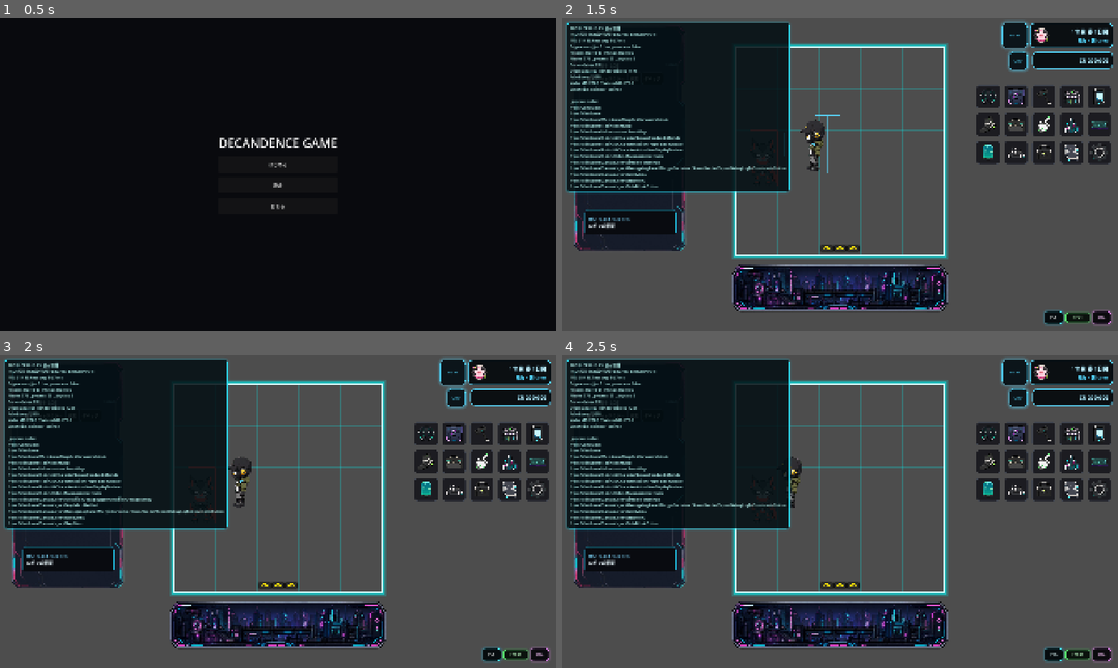
Above: before the commit, frames 1-4 (two rows, left to right).
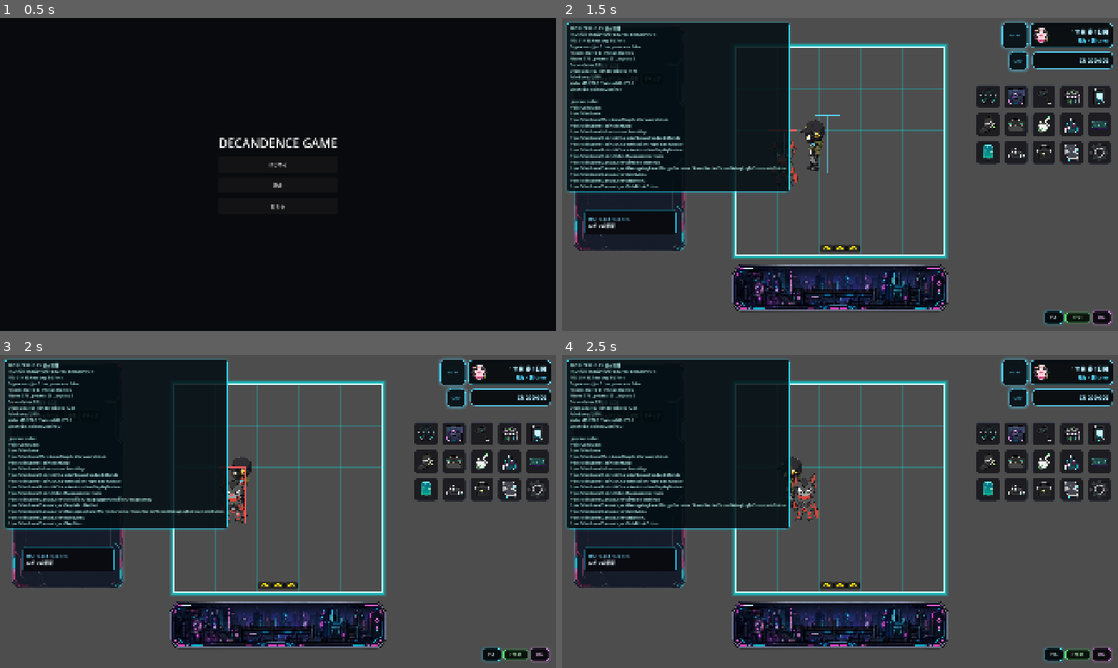
Above: after the commit, the same moments.

Repository: grimoire1089-coder/optimistic
Game: Godot game, scene res://Scenes/Boot/TitleScene.tscn
The game is run twice, just before and just after one commit, with the same random seed, the same clock (stepped at 60 frames per second) and the same inputs. Sound files missing from this copy of the repository are replaced by a short silence.
Inputs:
- Up to frame 1 (0.5 s): no input
- Up to frame 2 (1.5 s): click "はじめる" at 0.5 s; click "POS" at 1.25 s
- Up to frame 3 (2 s): no input
- Up to frame 4 (2.5 s): click "POS-" at 2 s

Frame 1 is identical in both runs. In frame 2, 0.1% of the frame differs, in the area x 7-43%, y 22-54%; in frame 3, 0.4%, in the area x 7-45%, y 22-54%; in frame 4, 0.3%.

Commit message:
Keep AI wander steps grid-aligned

Diff:
--- a/Scripts/Characters/Modules/AICharacterRandomWanderModule.gd
+++ b/Scripts/Characters/Modules/AICharacterRandomWanderModule.gd
@@ -18,7 +18,8 @@
 	if _body == null:
 		return Vector2.ZERO
 	if use_shared_move_slot and not _can_step_now():
-		_start_idle()
+		if not is_moving():
+			_start_idle()
 		return Vector2.ZERO
 	var next_velocity := super.get_velocity(delta)
 	if use_shared_move_slot and not is_moving():
@@ -29,6 +30,8 @@
 func _can_step_now() -> bool:
 	if _body == null:
 		return false
+	if MoveSlot.can_move(_body) and is_moving():
+		return MoveSlot.request_move(_body)
 	if MoveSlot.is_other_actor_moving(_body, ai_actor_group_name):
 		return false
 	return MoveSlot.request_move(_body)
